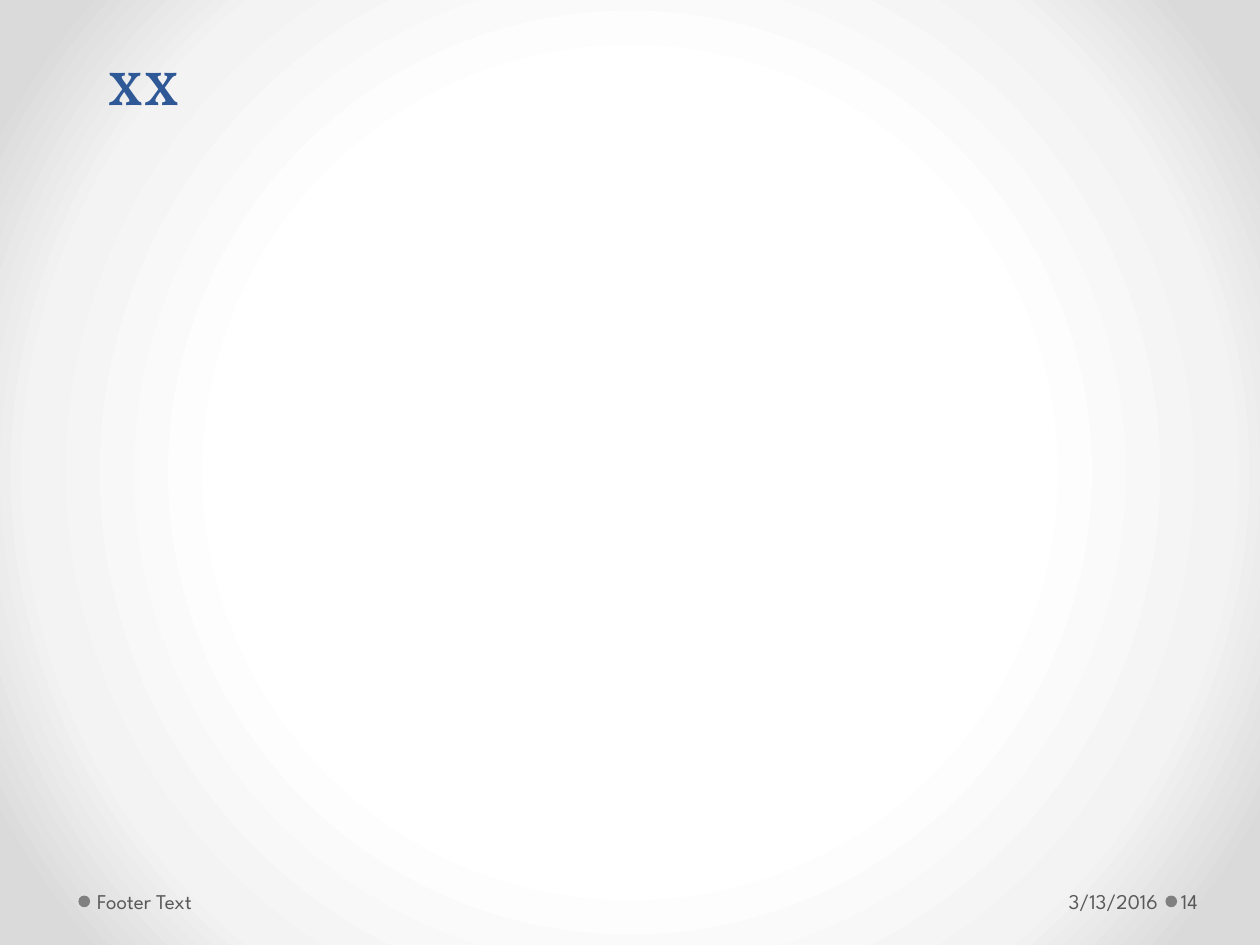
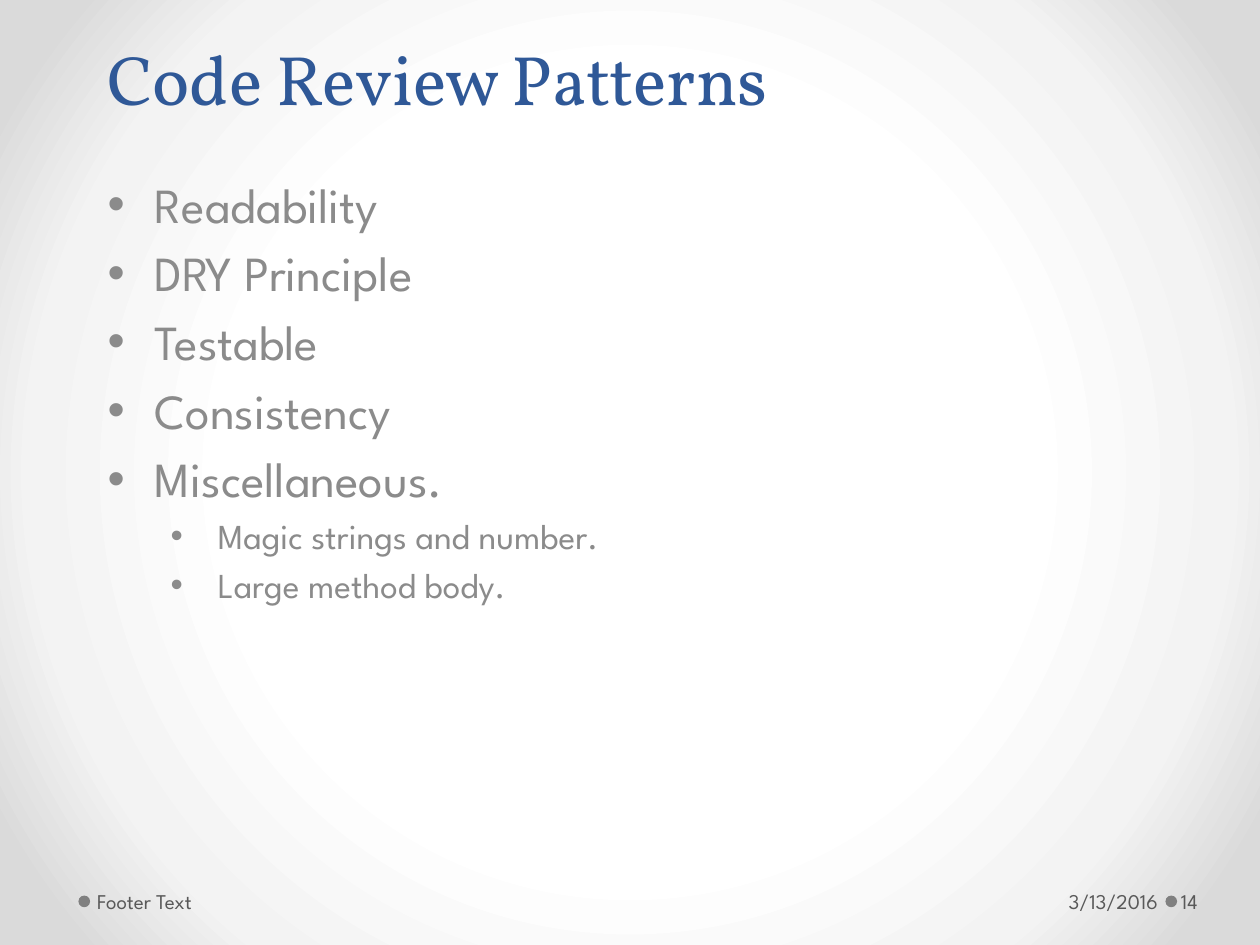
Before and after one commit to h-t-tran/brown, a slide deck: slide 14 of codereview/tech-presentation-effective-codereview.pptx. Drawn at 1260x945 pixels with LibreOffice and Linux fonts; fonts in the diff are those of the drawing. Boxes give left, top, right and bottom in pixels: in the first picture for what was removed or moved away, otherwise in the second. Text is boxed around its words. In the diff, an @@ line names an element or a change of style, - is before the commit and + after.

Commit message:
update

```diff
--- a/codereview/tech-presentation-effective-codereview.pptx
+++ b/codereview/tech-presentation-effective-codereview.pptx
@@ title at bbox=[107, 55, 768, 106]: text changed @@
-xx
+Code Review Patterns
@@ subtitle added at bbox=[155, 189, 599, 606], 28 pt, text #8C8C8C @@
+• Readability
+• DRY Principle
+• Testable
+• Consistency
+• Miscellaneous.
+  • Magic strings and number.
+  • Large method body.
```
Also in this commit, not shown: 2 other slides changed, 5 slides added.
